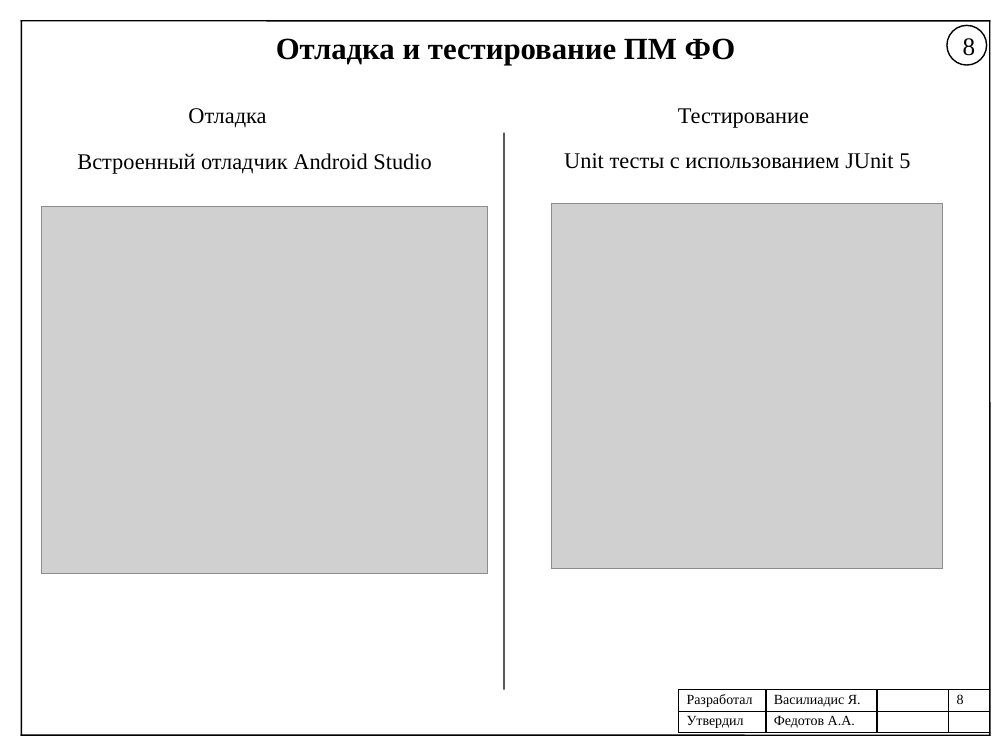
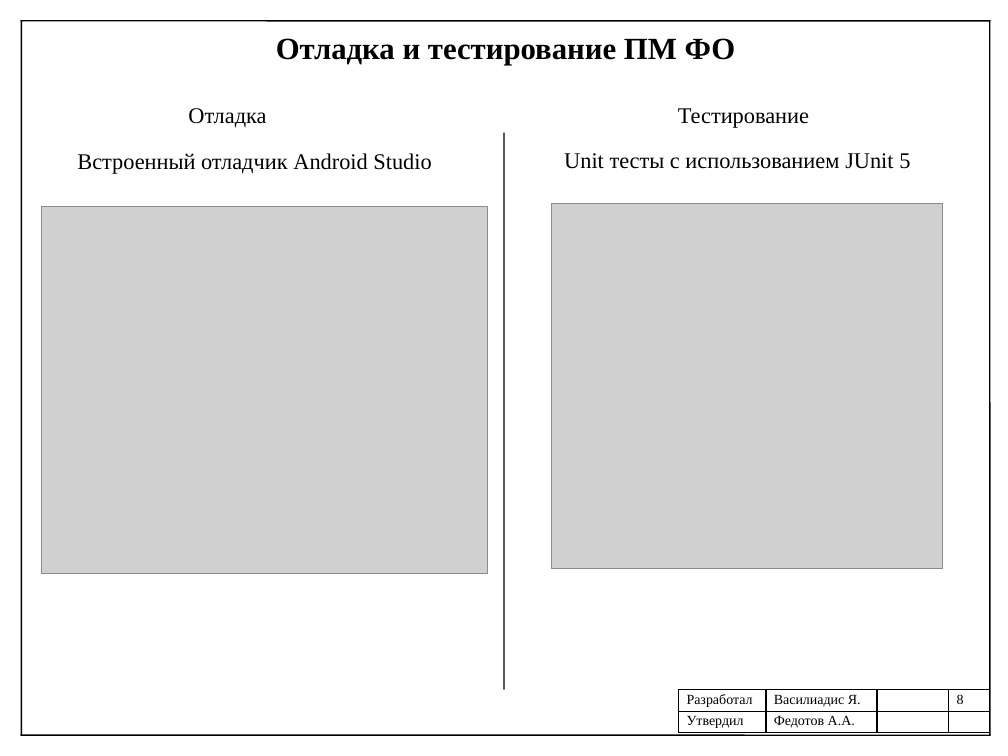
Before and after one commit to helllynx/my_pain, a slide deck: slide 8 of Document/FINAL/Презентация_Василиадис.pptx. Drawn at 1008x756 pixels with LibreOffice and Linux fonts; fonts in the diff are those of the drawing; grey boxes stand for pictures. Boxes give left, top, right and bottom in pixels: in the first picture for what was removed or moved away, otherwise in the second. Text is boxed around its words. In the diff, an @@ line names an element or a change of style, - is before the commit and + after.

```diff
--- a/Document/FINAL/Презентация_Василиадис.pptx
+++ b/Document/FINAL/Презентация_Василиадис.pptx
@@ ellipse removed at [947, 25, 986, 65] @@
-8
```
Also in this commit, not shown: 9 other slides changed, 14 other files.
